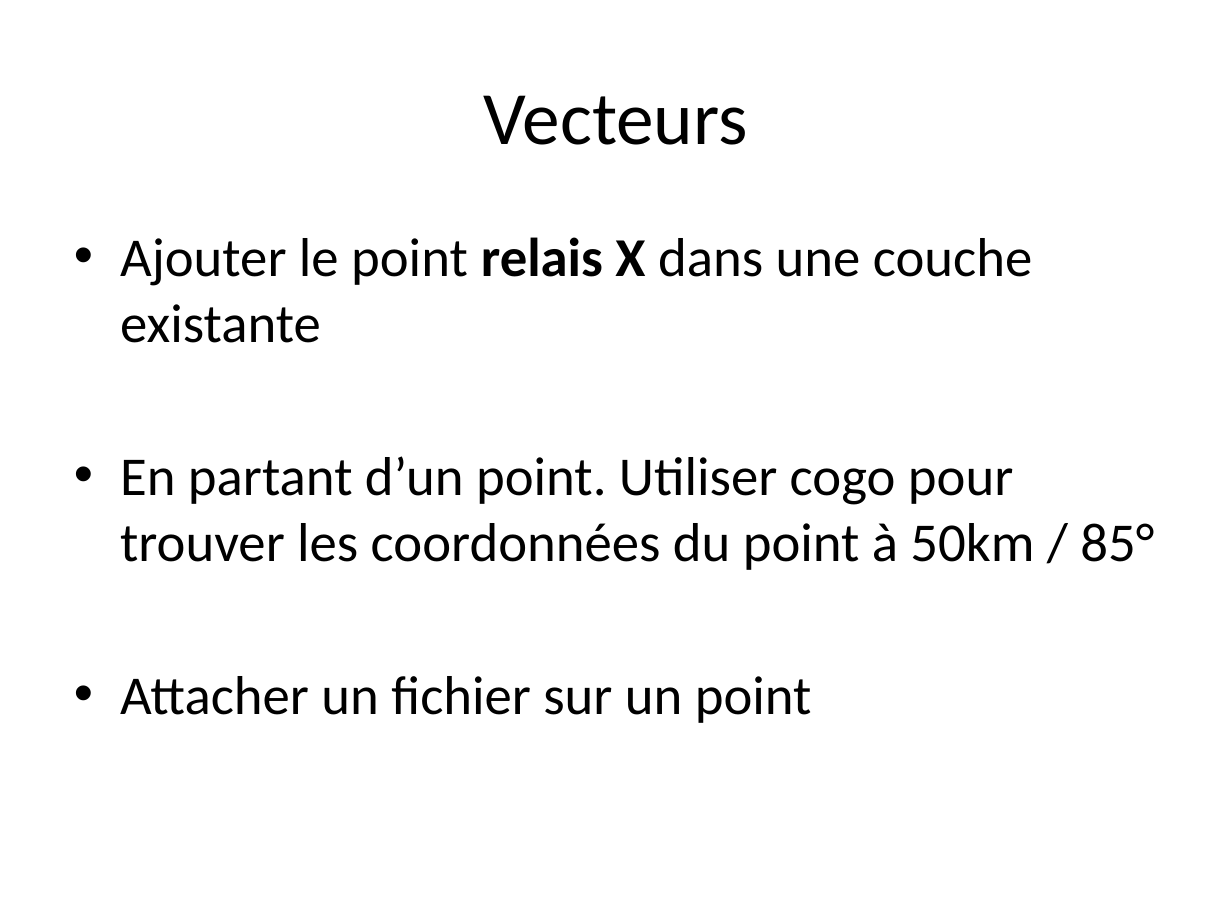
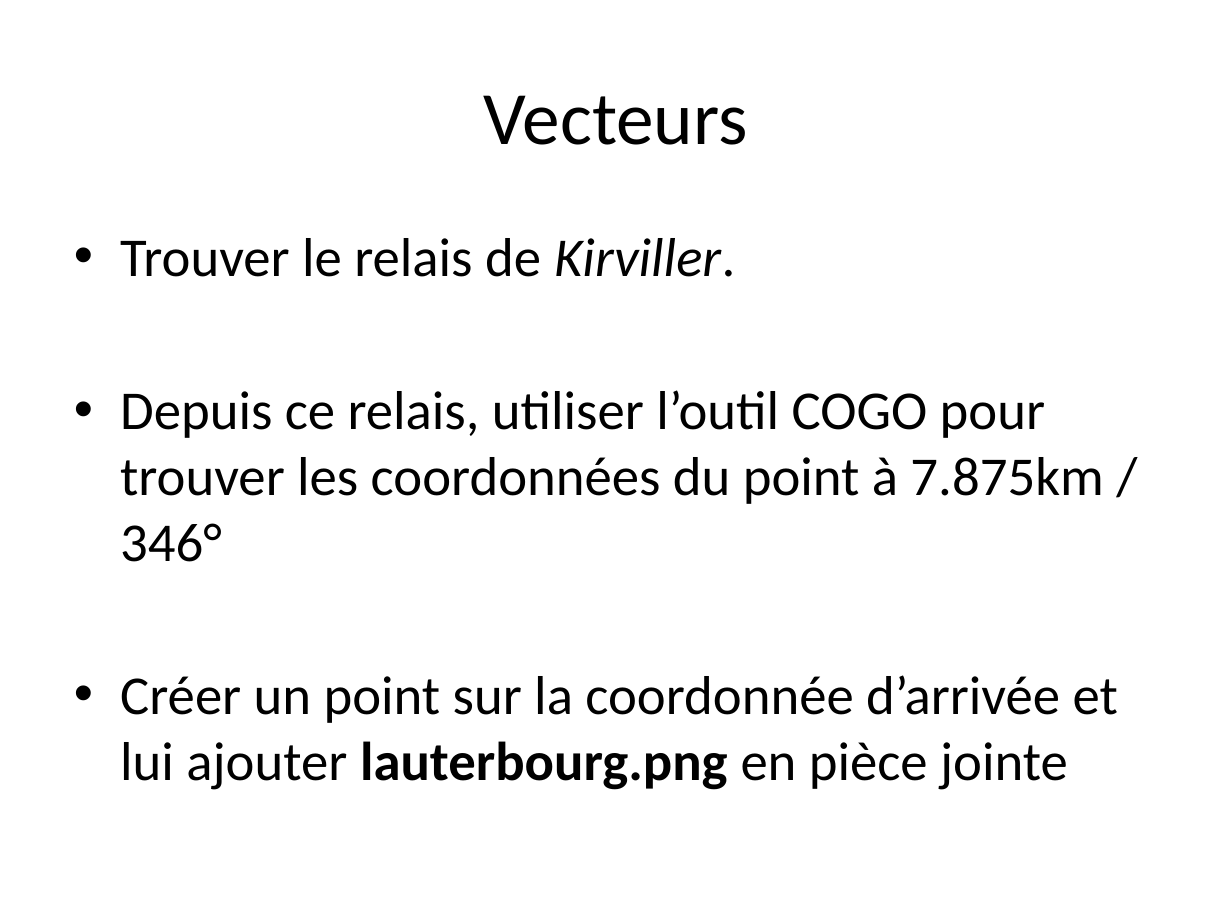
Before and after one commit to 20100dbg/OutilsGeo, a slide deck: slide 31 of cours/GM - Perfectionnement.pptx (slide 28 before the commit). Drawn at 1232x924 pixels with LibreOffice and Linux fonts; fonts in the diff are those of the drawing; background and template pictures are left out. Boxes give left, top, right and bottom in pixels: in the first picture for what was removed or moved away, otherwise in the second. Text is boxed around its words. In the diff, an @@ line names an element or a change of style, - is before the commit and + after.

```diff
--- a/cours/GM - Perfectionnement.pptx
+++ b/cours/GM - Perfectionnement.pptx
@@ text at (x1=120, y1=238, x2=1118, y2=790): text changed @@
-• Ajouter le point relais X dans une couche existante
-• En partant d’un point. Utiliser cogo pour trouver les coordonnées du point à 50km / 85°
-• Attacher un fichier sur un point
+• Trouver le relais de Kirviller.
+• Depuis ce relais, utiliser l’outil COGO pour trouver les coordonnées du point à 7.875km / 346°
+• Créer un point sur la coordonnée d’arrivée et lui ajouter lauterbourg.png en pièce jointe
```
Also in this commit, not shown: 25 other slides changed, 7 slides added, 8 slides removed, 4 other files.
